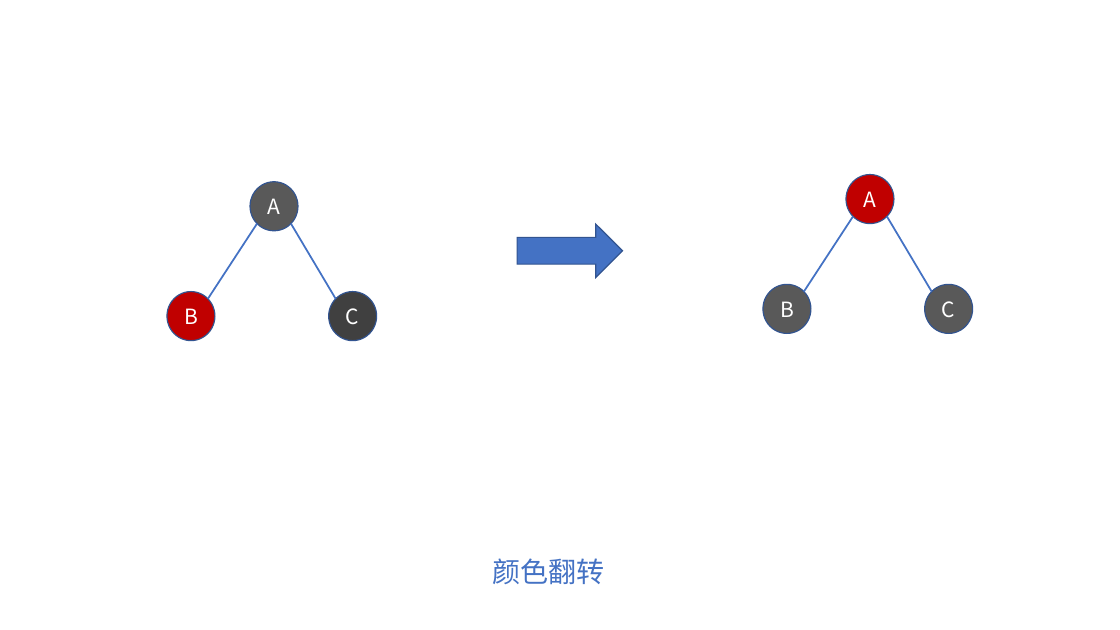
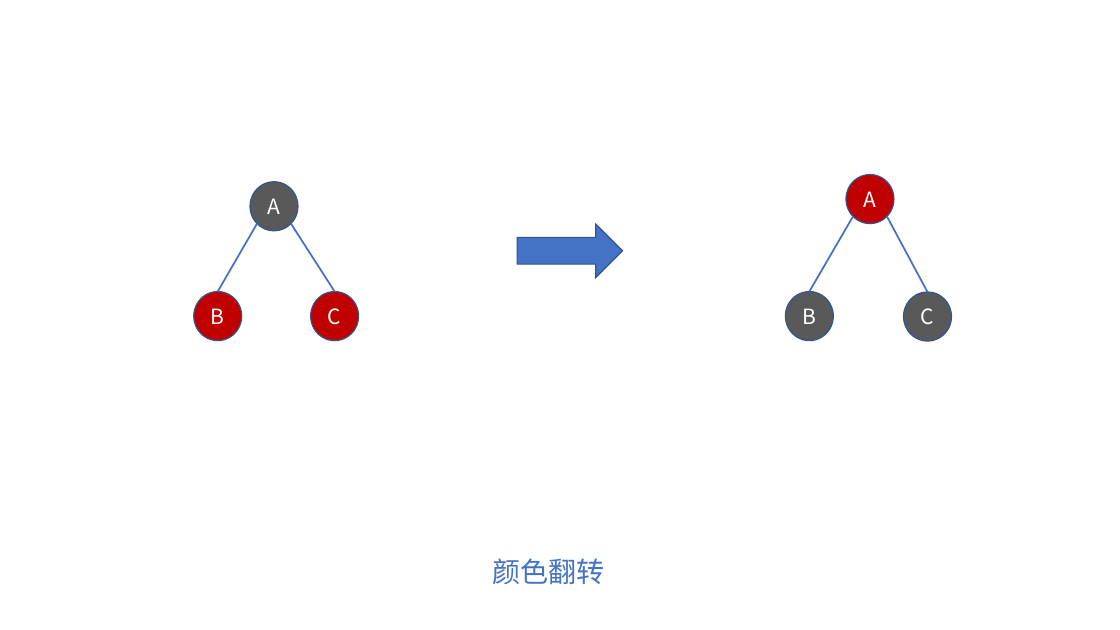
Before and after one commit to online-books/Data-Structures-and-Algorithm-Analysis-in-TS, a slide deck: slide 19 of Assets/visualization.pptx. Drawn at 1120x630 pixels with LibreOffice and Linux fonts; fonts in the diff are those of the drawing. Boxes give left, top, right and bottom in pixels: in the first picture for what was removed or moved away, otherwise in the second. Text is boxed around its words. In the diff, an @@ line names an element or a change of style, - is before the commit and + after.

```diff
--- a/Assets/visualization.pptx
+++ b/Assets/visualization.pptx
@@ line moved from (257, 223) - (208, 299) to (257, 223) - (218, 292) @@
@@ line moved from (291, 223) - (336, 299) to (291, 223) - (334, 292) @@
@@ line moved from (854, 217) - (804, 292) to (854, 217) - (810, 292) @@
@@ line moved from (887, 217) - (932, 292) to (887, 217) - (928, 292) @@
@@ ellipse "B": place and size @@
-ellipse "B" at [167,292,215,340]
+ellipse "B" at [194,292,242,340]
@@ ellipse "C": place and size @@
-ellipse "C" at [329,292,376,340]
+ellipse "C" at [311,292,359,340]
@@ ellipse "C" at [311,292,359,340]: fill #404040 to #C00000 @@
@@ ellipse "B": place and size @@
-ellipse "B" at [763,285,811,334]
+ellipse "B" at [786,292,833,340]
@@ ellipse "C": place and size @@
-ellipse "C" at [925,285,973,334]
+ellipse "C" at [904,292,952,341]
```
Also in this commit, not shown: 2 other slides changed, 3 slides added, 8 other files.
